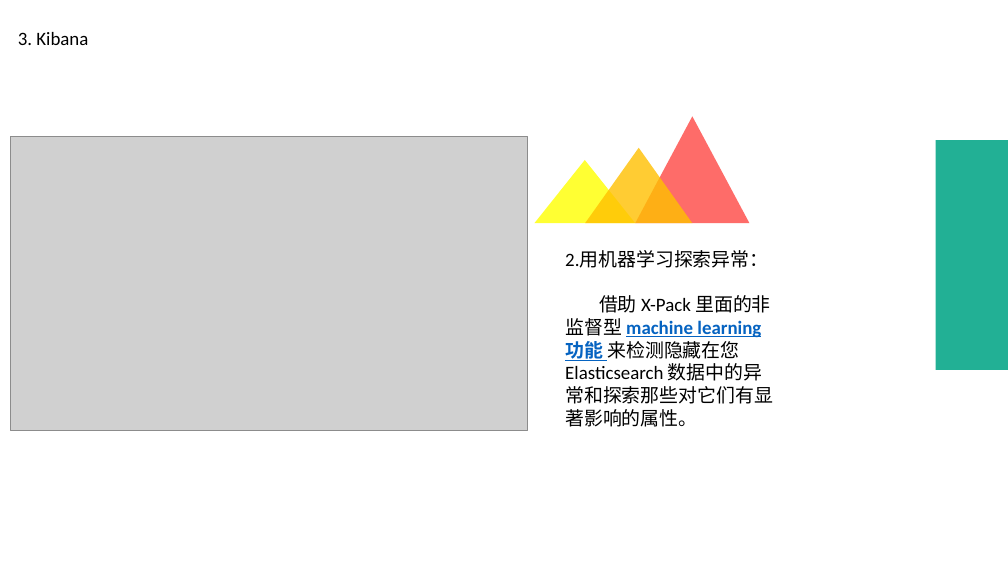
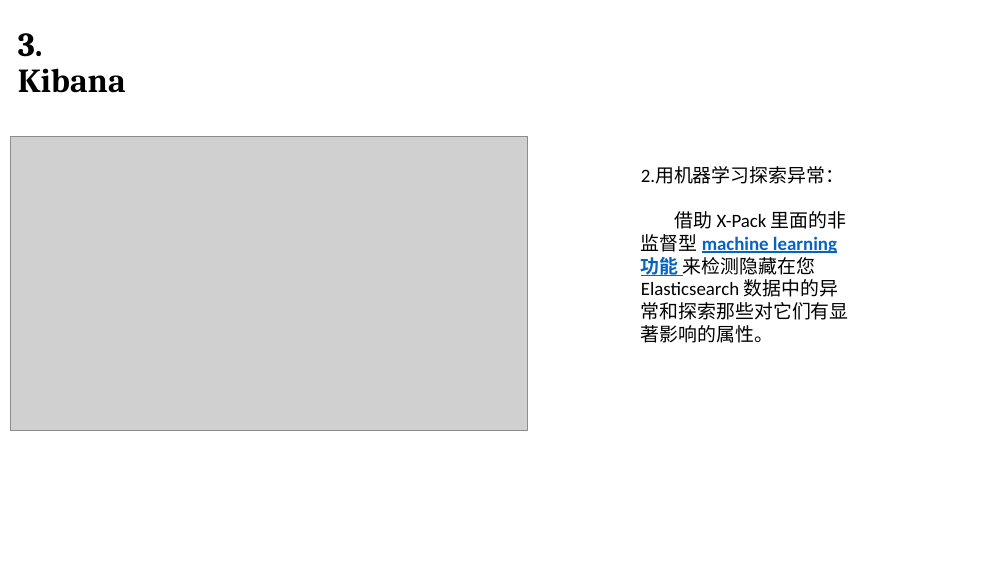
Before and after one commit to 1991lin/Documents, a slide deck: slide 15 of ELK.pptx. Drawn at 1008x567 pixels with LibreOffice and Linux fonts; fonts in the diff are those of the drawing; grey boxes stand for pictures. Boxes give left, top, right and bottom in pixels: in the first picture for what was removed or moved away, otherwise in the second. Text is boxed around its words. In the diff, an @@ line names an element or a change of style, - is before the commit and + after.

```diff
--- a/ELK.pptx
+++ b/ELK.pptx
@@ text "3. Kibana" at [18, 33, 126, 93]: size 18 to 32 pt, font Calibri to Cambria, bold on; line spacing 1 to 0.9 @@
@@ triangle removed at [635, 116, 749, 223] @@
@@ triangle removed at [585, 147, 693, 223] @@
@@ rectangle removed at [936, 140, 1008, 370] @@
@@ triangle removed at [535, 160, 635, 224] @@
@@ text "2.用机器学习探索异常：": place and size @@
-text "2.用机器学习探索异常：" at [565, 250, 773, 427]
+text "2.用机器学习探索异常：" at [641, 166, 849, 343]
```
Also in this commit, not shown: 16 other slides changed.
